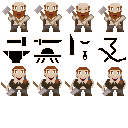
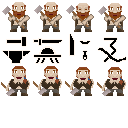
Layered file, before and after one edit (128x128). Changes by layer:
painted on "Head" over [17, 77, 117, 81]
